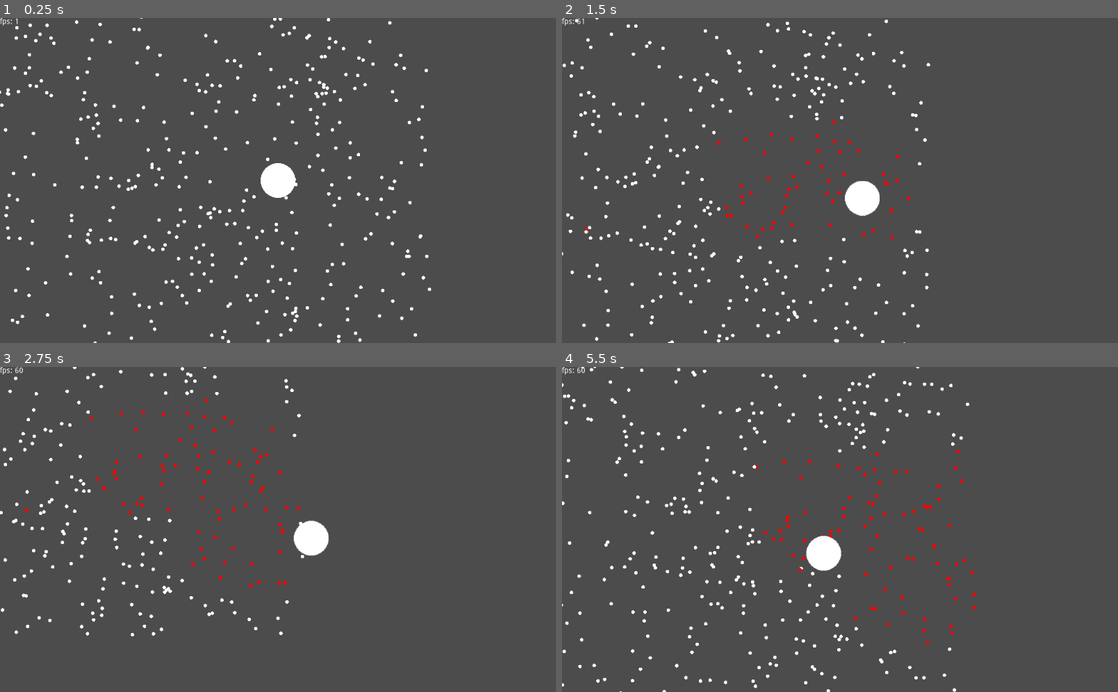
Above: before the commit, frames 1-4 (two rows, left to right).
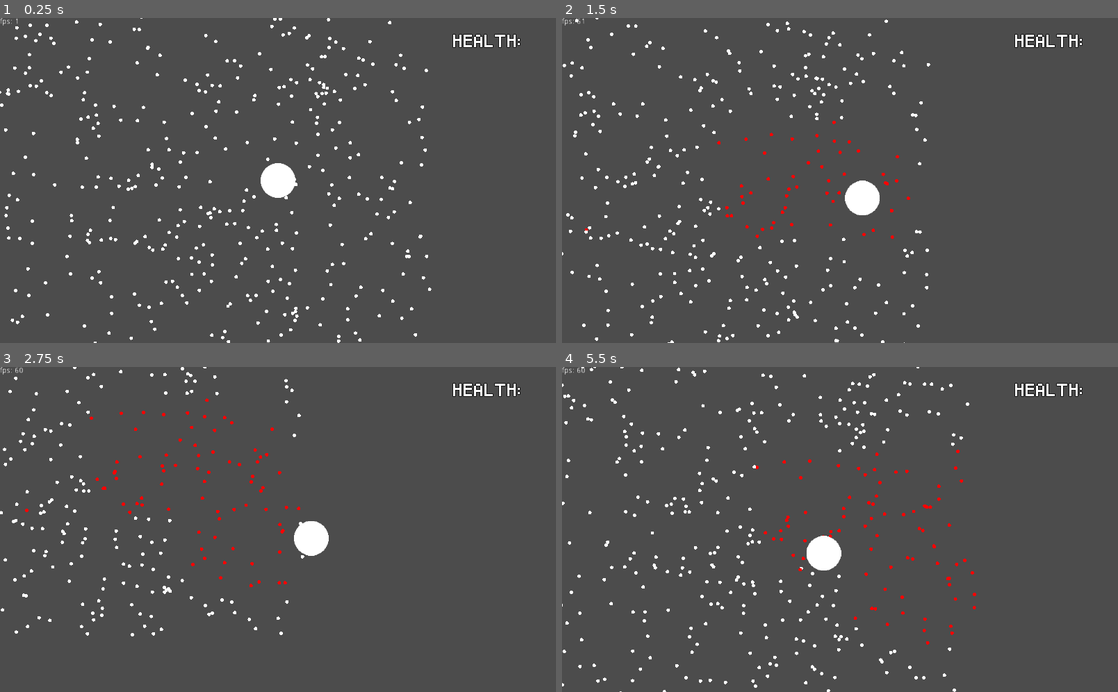
Above: after the commit, the same moments.

Repository: EliasVincent/perestroika
Game: Godot game, scene res://scenes/tests/Main.tscn
Two runs of this game, one before a commit and one after it. Both use one fixed random seed, a clock stepped at 60 frames per second and the inputs below.
Inputs:
- Up to frame 1 (0.25 s): no input
- Up to frame 2 (1.5 s): tap Enter (action) at 0.5, 0.6, 1.35 s; hold D (right) 0.53-1.28 s; hold S (down) from 1.28 s (still down)
- Up to frame 3 (2.75 s): release S (down) at 2.03 s; hold D (right) from 2.03 s (still down); tap Enter (action) at 2.1 s
- Up to frame 4 (5.5 s): release D (right) at 2.78 s; hold W (up) 2.78-3.53 s; tap Enter (action) every 0.75 s from 2.85 to 5.1 s; hold A (left) 3.53-5.03 s; hold S (down) from 5.03 s (still down)

The runs differ from the first frame. In frame 1, 1.3% of the frame differs, in the area x 0-94%, y 0-100%; in frame 2, 1.2%; in frame 3, 0.9%; in frame 4, 1.3%.

Commit message:
added health label

Diff:
--- a/project.godot
+++ b/project.godot
@@ -18,6 +18,11 @@
 config/name="Godot Wild Jam 22 Game"
 run/main_scene="res://scenes/tests/Main.tscn"
 config/icon="res://icon.png"
+
+[display]
+
+window/stretch/mode="2d"
+window/stretch/aspect="keep"
 
 [global]
 
--- /dev/null
+++ b/scenes/health_label.tscn
@@ -0,0 +1,21 @@
+[gd_scene load_steps=4 format=2]
+
+[ext_resource path="res://Pixeled.ttf" type="DynamicFontData" id=1]
+[ext_resource path="res://scenes/tests/health_label.gd" type="Script" id=2]
+
+[sub_resource type="DynamicFont" id=1]
+size = 20
+outline_size = 1
+outline_color = Color( 0, 0, 0, 1 )
+font_data = ExtResource( 1 )
+
+[node name="health_label" type="Label"]
+margin_left = 834.28
+margin_top = 11.2161
+margin_right = 988.28
+margin_bottom = 74.2161
+custom_fonts/font = SubResource( 1 )
+script = ExtResource( 2 )
+__meta__ = {
+"_edit_use_anchors_": false
+}
--- a/scenes/tests/Main.tscn
+++ b/scenes/tests/Main.tscn
@@ -1,7 +1,8 @@
-[gd_scene load_steps=3 format=2]
+[gd_scene load_steps=4 format=2]
 
 [ext_resource path="res://scenes/tests/Main.gd" type="Script" id=1]
 [ext_resource path="res://scenes/fps_label.tscn" type="PackedScene" id=2]
+[ext_resource path="res://scenes/health_label.tscn" type="PackedScene" id=3]
 
 [node name="Main" type="Node2D"]
 script = ExtResource( 1 )
@@ -10,4 +11,6 @@
 
 [node name="fps_label" parent="CanvasLayer" instance=ExtResource( 2 )]
 
+[node name="health_label" parent="CanvasLayer" instance=ExtResource( 3 )]
+
 [node name="Enemies" type="Node" parent="."]
--- /dev/null
+++ b/scenes/tests/health_label.gd
@@ -0,0 +1,7 @@
+extends Label
+
+func _process(delta):
+	# displays health
+	text = ""
+	text += "HEALTH: " # +str(Variable with the health, probably stored inside a Singleton)
+# i.e. in Catformer it's +str(CatData.CoinCount)
Binary file added: Pixeled.ttf
